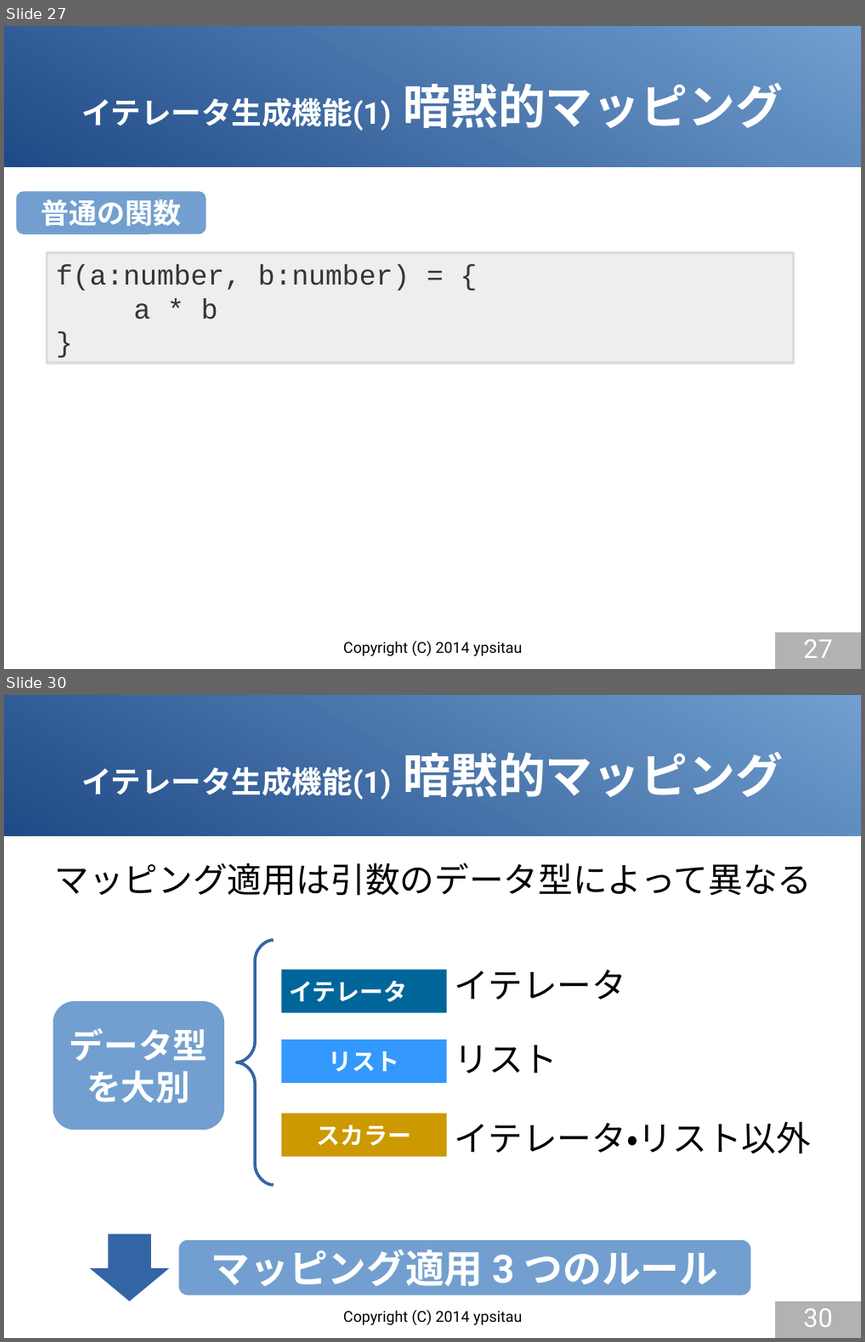
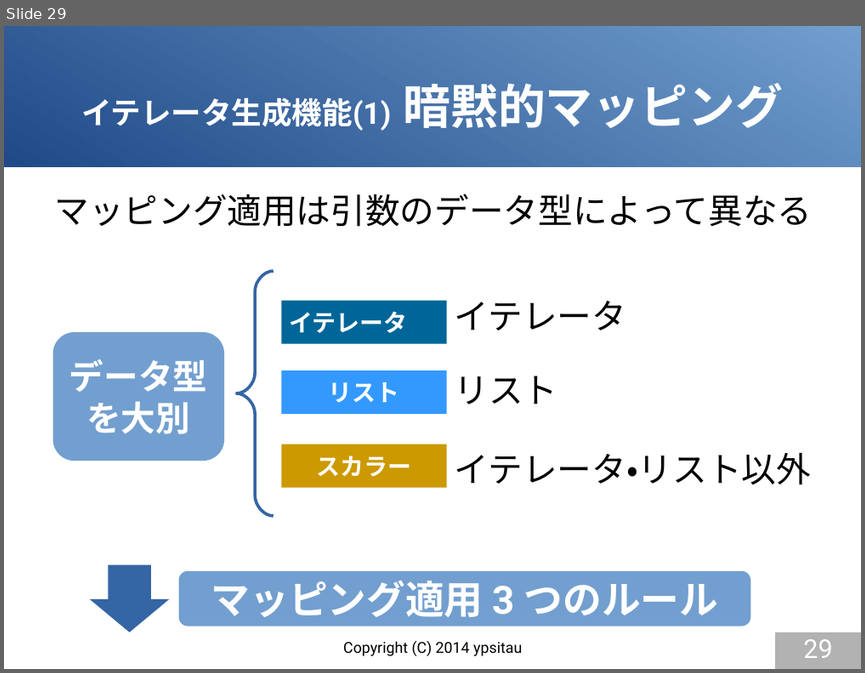
Before and after one commit to gura-lang/gura-doc, a slide deck: presentation/gura-introduction.odp. Shown one above the other, each under a label of ours: slides 27 and 30 before the commit, slide 29 after it; the slides between them are not shown. The pictures are 865x1342 and 865x673 pixels, drawn with LibreOffice and Linux fonts; fonts in the diff are those of the drawing. Boxes give left, top, right and bottom in pixels: in the first picture for what was removed or moved away, otherwise in the second. Text is boxed around its words. In the diff, an @@ line names an element or a change of style, - is before the commit and + after.

```diff
--- a/presentation/gura-introduction.odp
+++ b/presentation/gura-introduction.odp
@@ slide 27 removed at [4,26,861,669], background #FFFFFF; not listed: 1 template element that a slide beside it also shows @@
@@ title removed at [81,83,783,131] @@
-イテレータ生成機能(1) 暗黙的マッピング
@@ rounded rectangle removed at [17,192,206,234] @@
-普通の関数
@@ rectangle removed at [46,252,794,363] @@
-f(a:number, b:number) = {
-a * b
-}
@@ page number removed at [775,632,861,669] @@
-27
@@ text removed at [343,641,522,656] @@
-Copyright (C) 2014 ypsitau
@@ what was slide 30 is now slide 29 @@
@@ page number at [803,639,832,658]: text changed @@
-30
+29
```
Also in this commit, not shown: 3 slides changed, 1 slide added, 1 other slide removed.
